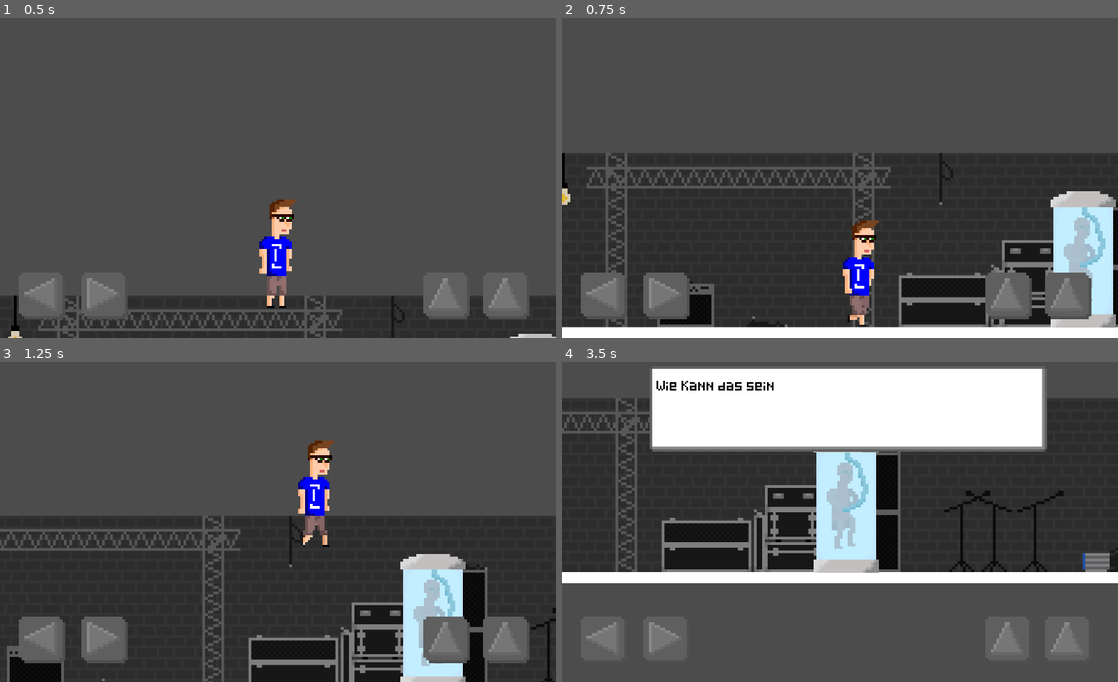
Above: before the commit, frames 1-4 (two rows, left to right).
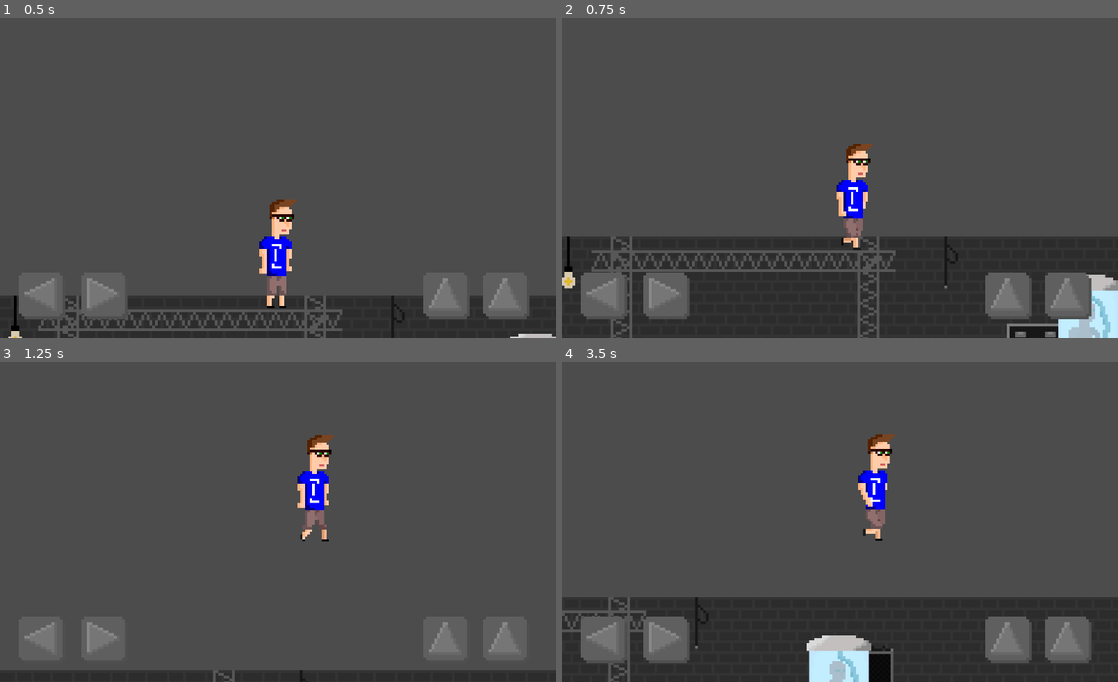
Above: after the commit, the same moments.

Repository: klenganthegame/KlenganTheGame
Game: Godot game, scene res://level/Level1.tscn
Two runs of this game, one before a commit and one after it. Both use one fixed random seed, a clock stepped at 60 frames per second and the inputs below.
Inputs:
- Up to frame 1 (0.5 s): no input
- Up to frame 2 (0.75 s): tap Enter (accept) at 0.5 s; hold D (walk_right) from 0.53 s (still down); hold Enter (accept) from 0.53 s (still down)
- Up to frame 3 (1.25 s): keep holding D (walk_right); keep holding Enter (accept); tap Space (jump) at 0.77 s
- Up to frame 4 (3.5 s): release Enter (accept) at 1.28 s; tap Enter (accept) at 1.35, 2.85 s; tap Space (jump) at 1.52, 3.02 s; release D (walk_right) at 2.03 s; hold A (walk_left) 2.03-2.78 s; hold Enter (accept) 2.03-2.78 s; hold D (walk_right) from 2.78 s (still down)

Frame 1 is identical in both runs. In frame 2, 36% of the frame differs, in the area x 0-100%, y 39-100%; in frame 3, 43%; in frame 4, 83%, in the area x 0-100%, y 1-100%.

Commit message:
Updated Testlevel

Diff:
--- a/level/Level1.tscn
+++ b/level/Level1.tscn
@@ -6,11 +6,32 @@
 [ext_resource path="res://objects/mechanics/Interactable.tscn" type="PackedScene" id=4]
 [ext_resource path="res://objects/test/KlenganKlon_test.tscn" type="PackedScene" id=5]
 
+[sub_resource type="RectangleShape2D" id=3]
+extents = Vector2( 52.3257, 5.04416 )
+
 [sub_resource type="RectangleShape2D" id=1]
 extents = Vector2( 1713.54, 10 )
 
 [sub_resource type="RectangleShape2D" id=2]
-extents = Vector2( 59.1371, 6.07898 )
+extents = Vector2( 72.2358, 6.07898 )
+
+[sub_resource type="RectangleShape2D" id=4]
+extents = Vector2( 88.502, 10 )
+
+[sub_resource type="RectangleShape2D" id=5]
+extents = Vector2( 54.2543, 10 )
+
+[sub_resource type="RectangleShape2D" id=6]
+extents = Vector2( 35.6163, 5.49719 )
+
+[sub_resource type="RectangleShape2D" id=7]
+extents = Vector2( 54.8864, 10 )
+
+[sub_resource type="RectangleShape2D" id=8]
+extents = Vector2( 15.2631, 5.43585 )
+
+[sub_resource type="RectangleShape2D" id=9]
+extents = Vector2( 275.925, 10 )
 
 [node name="Node2D" type="Node2D"]
 
@@ -22,24 +43,11 @@
 position = Vector2( -978.208, 146.405 )
 texture = ExtResource( 2 )
 
-[node name="StaticBody2D" type="StaticBody2D" parent="."]
-editor/display_folded = true
-
-[node name="CollisionShape2D" type="CollisionShape2D" parent="StaticBody2D"]
-position = Vector2( 377.174, 645.869 )
-shape = SubResource( 1 )
-
 [node name="Klengan" parent="." instance=ExtResource( 3 )]
 position = Vector2( 338.34, -71.7692 )
 
-[node name="StaticBody2D2" type="StaticBody2D" parent="."]
+[node name="InteractableSamples" type="Node2D" parent="."]
 editor/display_folded = true
-
-[node name="CollisionShape2D" type="CollisionShape2D" parent="StaticBody2D2"]
-position = Vector2( 809.127, 407.714 )
-shape = SubResource( 2 )
-
-[node name="InteractableSamples" type="Node2D" parent="."]
 
 [node name="Interactable3" parent="InteractableSamples" instance=ExtResource( 4 )]
 position = Vector2( -377.874, 624.659 )
@@ -67,3 +75,79 @@
 
 [node name="KlenganKlon_test" parent="InteractableSamples" instance=ExtResource( 5 )]
 position = Vector2( 811.771, 510.844 )
+
+[node name="CollisionSamples" type="Node2D" parent="."]
+
+[node name="StaticBody2D4" type="StaticBody2D" parent="CollisionSamples"]
+
+[node name="CollisionShape2D" type="CollisionShape2D" parent="CollisionSamples/StaticBody2D4"]
+position = Vector2( 709.957, 479.334 )
+shape = SubResource( 3 )
+
+[node name="StaticBody2D11" type="StaticBody2D" parent="CollisionSamples"]
+
+[node name="CollisionShape2D" type="CollisionShape2D" parent="CollisionSamples/StaticBody2D11"]
+position = Vector2( 1369.74, 566.398 )
+shape = SubResource( 3 )
+
+[node name="StaticBody2D" type="StaticBody2D" parent="CollisionSamples"]
+editor/display_folded = true
+
+[node name="CollisionShape2D" type="CollisionShape2D" parent="CollisionSamples/StaticBody2D"]
+position = Vector2( 377.174, 645.869 )
+shape = SubResource( 1 )
+
+[node name="StaticBody2D2" type="StaticBody2D" parent="CollisionSamples"]
+editor/display_folded = true
+
+[node name="CollisionShape2D" type="CollisionShape2D" parent="CollisionSamples/StaticBody2D2"]
+position = Vector2( 833.244, 410.729 )
+shape = SubResource( 2 )
+
+[node name="StaticBody2D3" type="StaticBody2D" parent="CollisionSamples"]
+editor/display_folded = true
+
+[node name="CollisionShape2D" type="CollisionShape2D" parent="CollisionSamples/StaticBody2D3"]
+position = Vector2( 557.716, 544.15 )
+shape = SubResource( 4 )
+
+[node name="StaticBody2D5" type="StaticBody2D" parent="CollisionSamples"]
+editor/display_folded = true
+
+[node name="CollisionShape2D" type="CollisionShape2D" parent="CollisionSamples/StaticBody2D5"]
+position = Vector2( 1573.77, 485.371 )
+shape = SubResource( 5 )
+
+[node name="StaticBody2D6" type="StaticBody2D" parent="CollisionSamples"]
+editor/display_folded = true
+
+[node name="CollisionShape2D" type="CollisionShape2D" parent="CollisionSamples/StaticBody2D6"]
+position = Vector2( 1482.43, 418.72 )
+shape = SubResource( 6 )
+
+[node name="StaticBody2D7" type="StaticBody2D" parent="CollisionSamples"]
+editor/display_folded = true
+
+[node name="CollisionShape2D" type="CollisionShape2D" parent="CollisionSamples/StaticBody2D7"]
+position = Vector2( 80.1137, 563.927 )
+shape = SubResource( 7 )
+
+[node name="StaticBody2D8" type="StaticBody2D" parent="CollisionSamples"]
+editor/display_folded = true
+
+[node name="CollisionShape2D" type="CollisionShape2D" parent="CollisionSamples/StaticBody2D8"]
+position = Vector2( -382.579, 444.331 )
+shape = SubResource( 8 )
+
+[node name="StaticBody2D9" type="StaticBody2D" parent="CollisionSamples"]
+editor/display_folded = true
+
+[node name="CollisionShape2D" type="CollisionShape2D" parent="CollisionSamples/StaticBody2D9"]
+position = Vector2( -398.368, 494.857 )
+shape = SubResource( 8 )
+
+[node name="StaticBody2D10" type="StaticBody2D" parent="CollisionSamples"]
+
+[node name="CollisionShape2D" type="CollisionShape2D" parent="CollisionSamples/StaticBody2D10"]
+position = Vector2( 175.013, 350.628 )
+shape = SubResource( 9 )
Not shown: 1 places in level/Level1.tscn that only renumber resources
